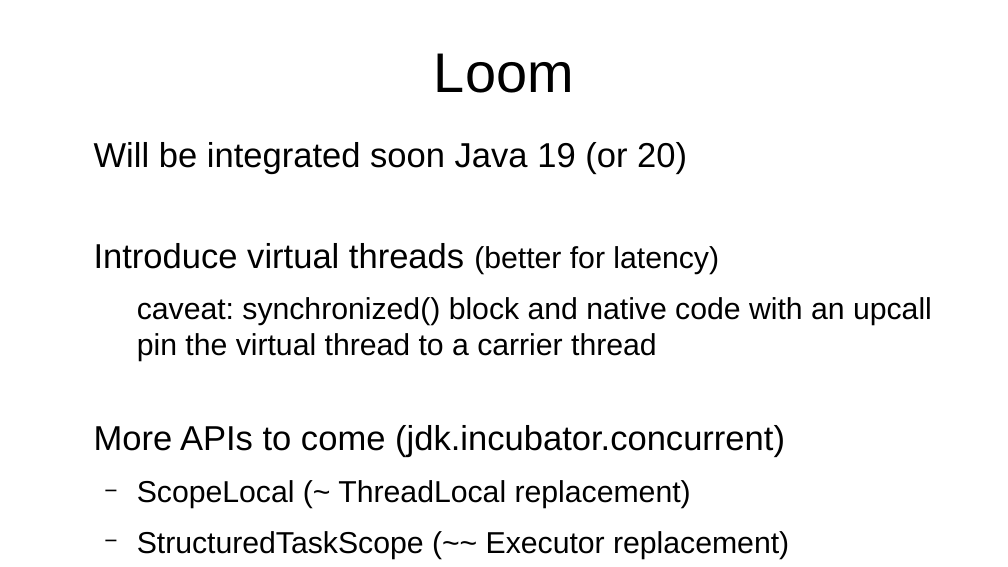
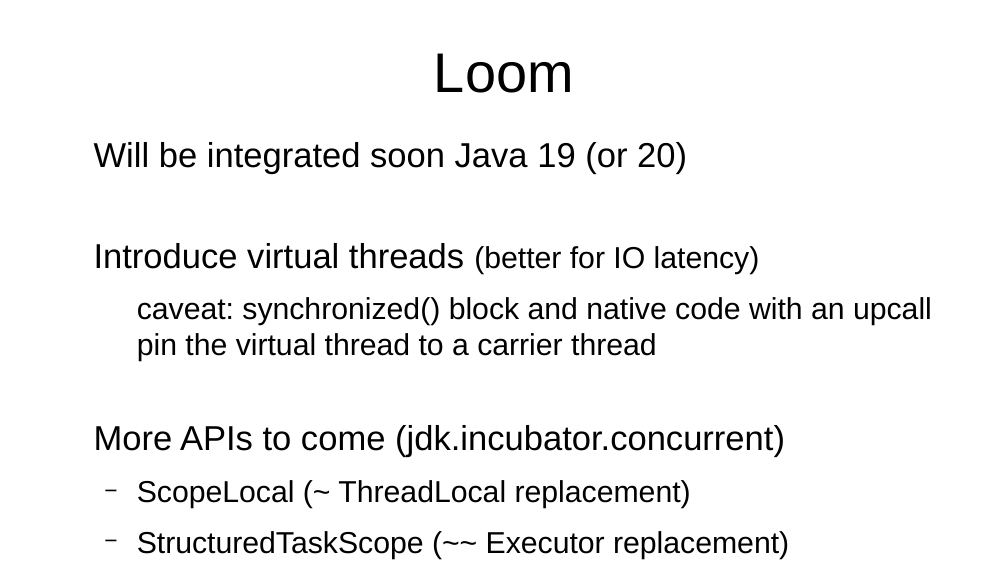
Before and after one commit to forax/loom-fiber, a slide deck: slide 54 of loom is looming.odp. Drawn at 1008x567 pixels with LibreOffice and Linux fonts; fonts in the diff are those of the drawing. Boxes give left, top, right and bottom in pixels: in the first picture for what was removed or moved away, otherwise in the second. Text is boxed around its words. In the diff, an @@ line names an element or a change of style, - is before the commit and + after.

Commit message:
virtual thread are for IO bound problems

```diff
--- a/loom is looming.odp
+++ b/loom is looming.odp
@@ text at (94,243,760,274): text changed @@
-Introduce virtual threads (better for latency)
+Introduce virtual threads (better for IO latency)
```
Also in this commit, not shown: 1 other file.
